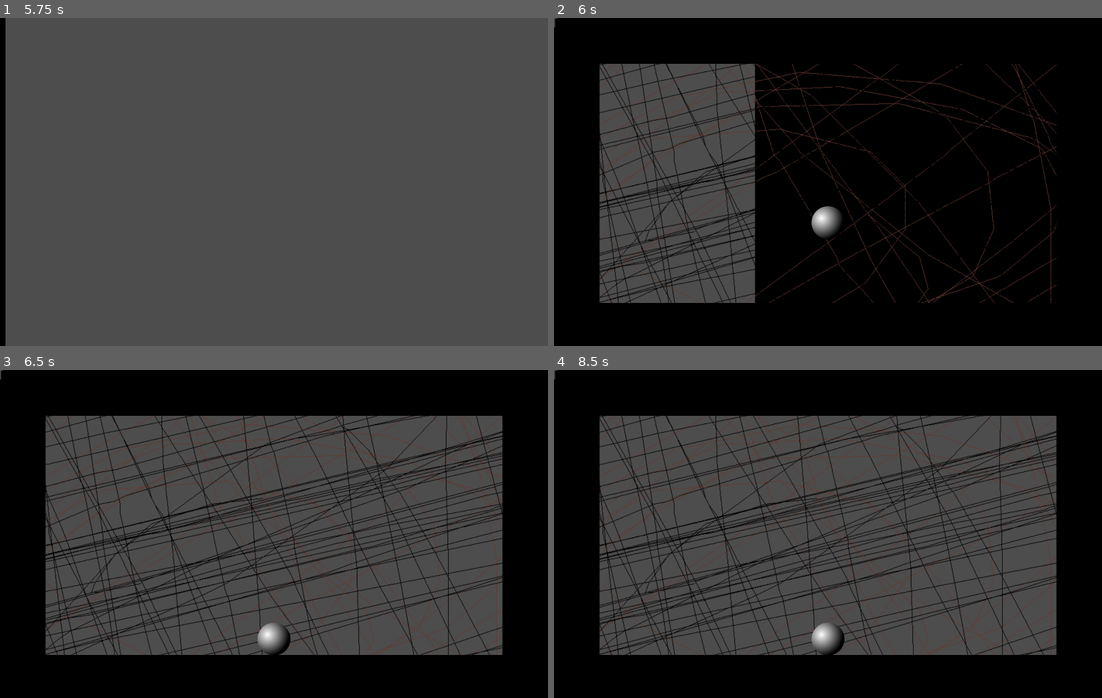
Above: before the commit, frames 1-4 (two rows, left to right).
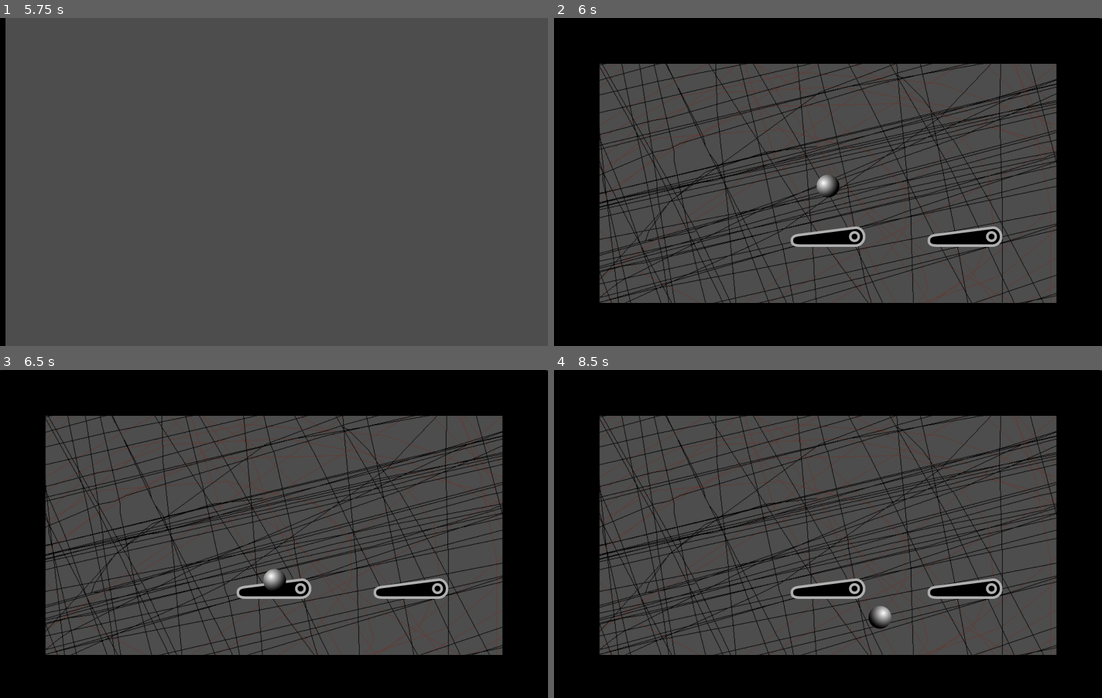
Above: after the commit, the same moments.

Repository: FrancescoDefulgentiis/P.A.L.L.E.
Game: Godot game, scene res://Menus/start_screen.tscn
Same seed, same stepped clock (60 frames per second), same inputs: the game is played once before the commit and once after it.
Inputs:
- Up to frame 1 (5.75 s): click "PLAY" at 0.5 s; hold Right (right_flip) 1.28-2.03 s; tap Enter at 2, 3.5, 5 s; hold Left (left_flip) 2.03-2.78 s; tap Space at 2.75, 4.25 s; hold Right (right_flip) 2.78-4.28 s; hold Left (left_flip) from 4.28 s (still down)
- Up to frame 2 (6 s): keep holding Left (left_flip); tap Space at 5.75 s
- Up to frame 3 (6.5 s): keep holding Left (left_flip)
- Up to frame 4 (8.5 s): release Left (left_flip) at 6.53 s; hold Right (right_flip) from 6.53 s (still down)

Frame 1 is identical in both runs. In frame 2, 37% of the frame differs, in the area x 0-100%, y 0-87%; in frame 3, 1.8%; in frame 4, 1.9%.
Error after the commit: Invalid operands 'Vector2' and 'int' in operator '+'. (res://Gameplay/Gameplay.gd:170)

Commit message:
fixed viewport and flipper spawning

Diff:
--- a/godotproject/Autoloads/FlipperManager.gd
+++ b/godotproject/Autoloads/FlipperManager.gd
@@ -18,8 +18,8 @@
 }
 
 var Flipper_positions = {
-	FlipperPosition.BOTTOM_LEFT: Vector2(-(BackgroundManager.table_width/4)*2, -(BackgroundManager.table_height/3)*2),
-	FlipperPosition.BOTTOM_RIGHT: Vector2(-(BackgroundManager.table_width/4)*3, -(BackgroundManager.table_height/3)*2)
+	FlipperPosition.BOTTOM_LEFT: Vector2((BackgroundManager.table_width/4)*2, (BackgroundManager.table_height/3)*2),
+	FlipperPosition.BOTTOM_RIGHT: Vector2((BackgroundManager.table_width/4)*3, (BackgroundManager.table_height/3)*2)
 }
 
 func get_flipper_scene_path(flipper_type: FlipperType) -> String:
--- a/godotproject/Gameplay/Flippers/Standard.tscn
+++ b/godotproject/Gameplay/Flippers/Standard.tscn
@@ -15,8 +15,7 @@
 texture = ExtResource("2_krbuf")
 
 [node name="CollisionPolygon2D" type="CollisionPolygon2D" parent="."]
-visible = false
-position = Vector2(11.6, 0)
+position = Vector2(0.1, 0.1)
 rotation = -3.14159
 scale = Vector2(0.1, -0.1)
 polygon = PackedVector2Array(146, -40, 126, -49.9994, -74, -20, -144, -10, -164, 4, -164, 30, -145.7, 45, 136.6, 45, 164, 17, 164, -16.4)
--- a/godotproject/Gameplay/Gameplay.gd
+++ b/godotproject/Gameplay/Gameplay.gd
@@ -117,8 +117,8 @@
 	if flipper_scene_path:
 		var flipper_scene = load(flipper_scene_path)
 		if flipper_scene:
-			setup_flipper(flipper_scene, FlipperManager.FlipperPosition.BOTTOM_LEFT, true)
-			setup_flipper(flipper_scene, FlipperManager.FlipperPosition.BOTTOM_RIGHT, false)
+			place_flipper(flipper_scene, FlipperManager.FlipperPosition.BOTTOM_LEFT, true)
+			place_flipper(flipper_scene, FlipperManager.FlipperPosition.BOTTOM_RIGHT, false)
 			print("	Flippers loaded for type: ", FlipperManager.get_flipper_name(flipper_type))
 		else:
 			print("	Failed to load flipper scene at path: ", flipper_scene_path)
@@ -152,29 +152,44 @@
 		print("	No valid ball scene found for type: ", ball_type)
 	return null
 
-func setup_flipper(flipper_scene: PackedScene, positioning: FlipperManager.FlipperPosition, is_left: bool):
-	var flipper = flipper_scene.instantiate()
-	var coordinates = FlipperManager.Flipper_positions.get(positioning, Vector2.ZERO)
-	print("flipper coordinates are: ", coordinates)
-	flipper.position = coordinates
-	flipper.is_left_flipper = is_left
-
+func place_flipper(flipper_scene: PackedScene, positioning: FlipperManager.FlipperPosition, is_left: bool):
+	create_flipper_at(flipper_scene, positioning, is_left)
+
+func create_flipper_at(flipper_scene: PackedScene, positioning: FlipperManager.FlipperPosition, is_left: bool):
+	var flipper_instance = flipper_scene.instantiate()
+
+	var flipper_pos = FlipperManager.get_flipper_position(positioning)
+	flipper_instance.position = flipper_pos
 	if is_left:
-		flipper.name = "LeftFlipper"
-		left_flipper = flipper
-	else:
-		flipper.name = "RightFlipper"
-		right_flipper = flipper
-
-	flipper_layer.add_child(flipper)
-
-	var pin_joint: PinJoint2D = flipper.get_node_or_null("PinJoint2D")
-	print(flipper.get_path())
-	if pin_joint:
-		pin_joint.node_a = flipper.get_path()
-		pin_joint.position = Vector2.ZERO
-	else:
-		push_warning("PinJoint2D not found in flipper scene")
+		print("### Placing Left Flipper at ", flipper_instance.position)
+	else:
+		print("### Placing Right Flipper at ", flipper_instance.position)
+	flipper_layer.add_child(flipper_instance)
+
+	var pin_joint = PinJoint2D.new()
+	pin_joint.position = flipper_pos + 2
+	flipper_layer.add_child(pin_joint)
+
+	var wallbox_node = null
+	for child in wall_layer.get_children():
+		if child.name == "BoxWall":
+			wallbox_node = child
+			break
+
+	if wallbox_node:
+		call_deferred("_setup_flipper_joint", pin_joint, flipper_instance, wallbox_node)
+	else:
+		push_warning("WallBox node not found for pin_joint.node_b; flipper will not be anchored.")
+
+	if is_left:
+		left_flipper = flipper_instance
+	else:
+		right_flipper = flipper_instance
+
+func _setup_flipper_joint(pin_joint: PinJoint2D, flipper_instance: Node, wallbox_node: Node):
+	# This runs after nodes are in the tree
+	pin_joint.node_a = flipper_instance.get_path()
+	pin_joint.node_b = wallbox_node.get_path()
 
 func clear_table():
 	for child in obstacle_layer.get_children():
--- a/godotproject/Gameplay/Gameplay.tscn
+++ b/godotproject/Gameplay/Gameplay.tscn
@@ -3,7 +3,10 @@
 [ext_resource type="Script" uid="uid://cs8272ewp7lur" path="res://Gameplay/Gameplay.gd" id="1_hs5x1"]
 
 [node name="PinballTable" type="Node2D"]
+position = Vector2(121, 71)
+scale = Vector2(10, 10)
 script = ExtResource("1_hs5x1")
 
-[node name="Node" type="Node2D" parent="."]
-position = Vector2(93, 125)
+[node name="Camera2D" type="Camera2D" parent="."]
+position = Vector2(120, 72)
+zoom = Vector2(0.1, 0.1)
--- a/godotproject/Gameplay/Palle/Standard.tscn
+++ b/godotproject/Gameplay/Palle/Standard.tscn
@@ -6,13 +6,13 @@
 radius = 7.0
 
 [node name="Palla" type="RigidBody2D"]
-collision_layer = 3
-collision_mask = 3
+collision_layer = 2
+collision_mask = 7
 
 [node name="CollisionShape2D" type="CollisionShape2D" parent="."]
 shape = SubResource("CircleShape2D_pfds3")
 
 [node name="Sprite2D" type="Sprite2D" parent="."]
 position = Vector2(-9.98378e-07, -2.38419e-07)
-scale = Vector2(0.036, 0.036)
+scale = Vector2(0.25, 0.25)
 texture = ExtResource("1_1cgnn")
--- a/godotproject/Gameplay/Walls/WallBox.tscn
+++ b/godotproject/Gameplay/Walls/WallBox.tscn
@@ -3,7 +3,7 @@
 [ext_resource type="Texture2D" uid="uid://d12qaao6nwmvc" path="res://Assets/Sprites/rectangle.svg" id="1_g2rfj"]
 
 [sub_resource type="RectangleShape2D" id="RectangleShape2D_41wy0"]
-size = Vector2(242, 20)
+size = Vector2(241, 20)
 
 [sub_resource type="RectangleShape2D" id="RectangleShape2D_ywby8"]
 size = Vector2(20, 142)
@@ -20,7 +20,7 @@
 collision_mask = 3
 
 [node name="CollisionShape2D" type="CollisionShape2D" parent="."]
-position = Vector2(120, 10)
+position = Vector2(119.5, 10)
 shape = SubResource("RectangleShape2D_41wy0")
 
 [node name="CollisionShape2D2" type="CollisionShape2D" parent="."]
@@ -51,6 +51,6 @@
 texture = ExtResource("1_g2rfj")
 
 [node name="Sprite2D4" type="Sprite2D" parent="."]
-position = Vector2(121, 10)
-scale = Vector2(0.30125, 0.040625)
+position = Vector2(119.625, 10)
+scale = Vector2(0.301562, 0.040625)
 texture = ExtResource("1_g2rfj")
